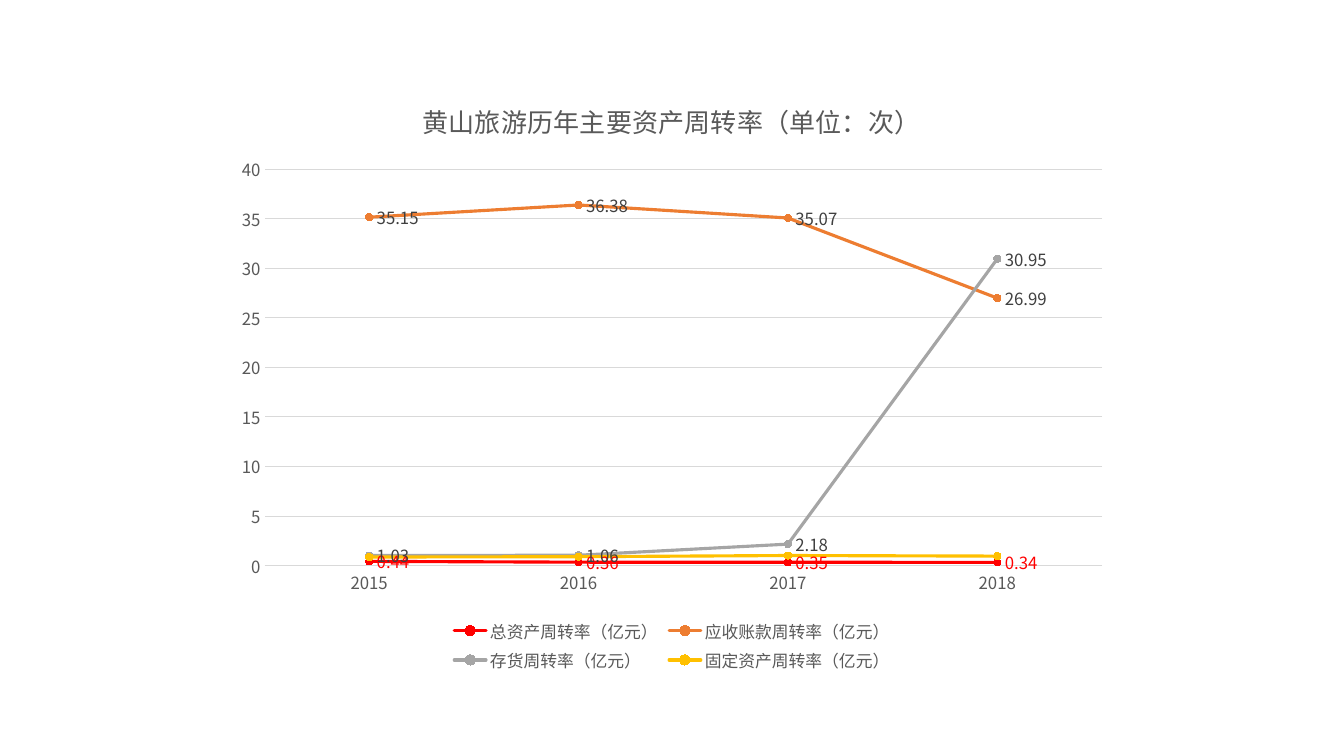
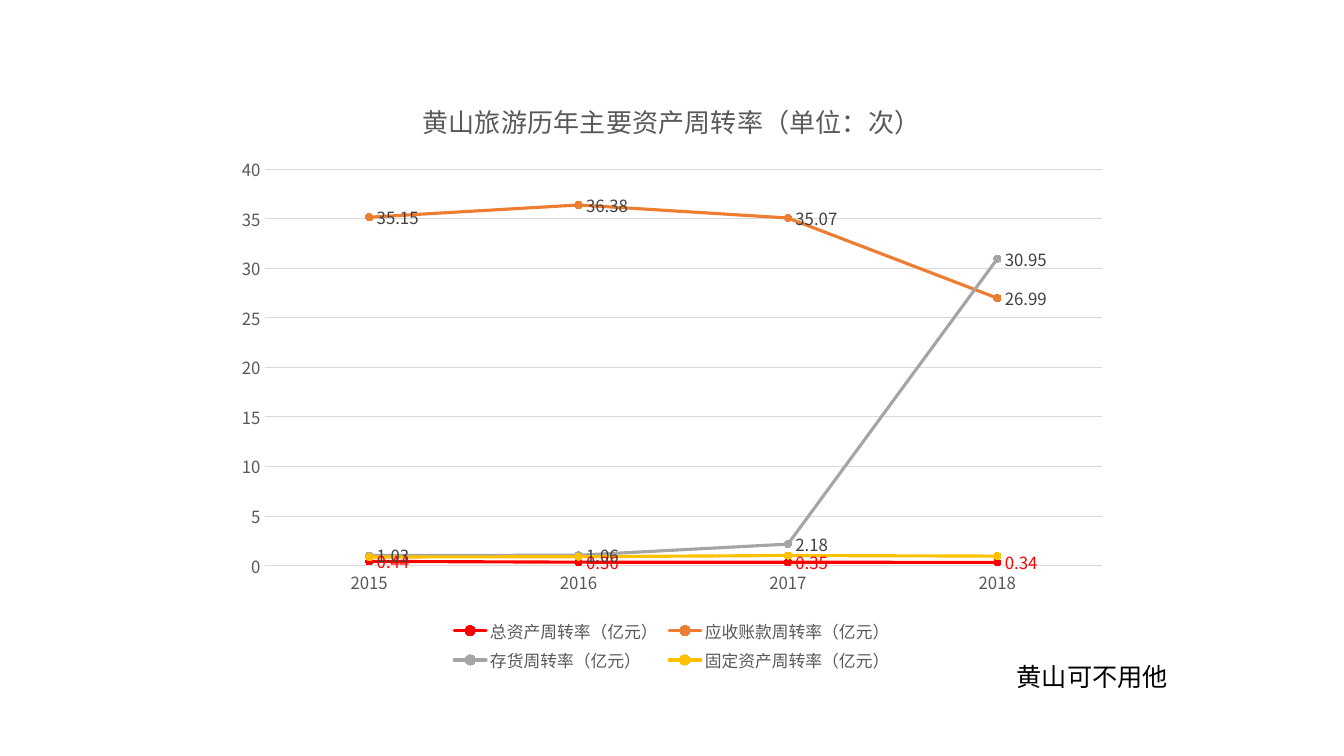
Before and after one commit to mxw2/stackDataDeal, a slide deck: slide 8 of result_ppt/11黄山旅游/11黄山旅游.pptx. Drawn at 1344x756 pixels with LibreOffice and Linux fonts; fonts in the diff are those of the drawing. Boxes give left, top, right and bottom in pixels: in the first picture for what was removed or moved away, otherwise in the second. Text is boxed around its words. In the diff, an @@ line names an element or a change of style, - is before the commit and + after.

```diff
--- a/result_ppt/11黄山旅游/11黄山旅游.pptx
+++ b/result_ppt/11黄山旅游/11黄山旅游.pptx
@@ text added at bbox=[1017, 664, 1168, 688], 18 pt, text #000000 @@
+黄山可不用他
```
Also in this commit, not shown: 4 other slides changed, 1 slide added, 1 slide removed, 7 other files.
